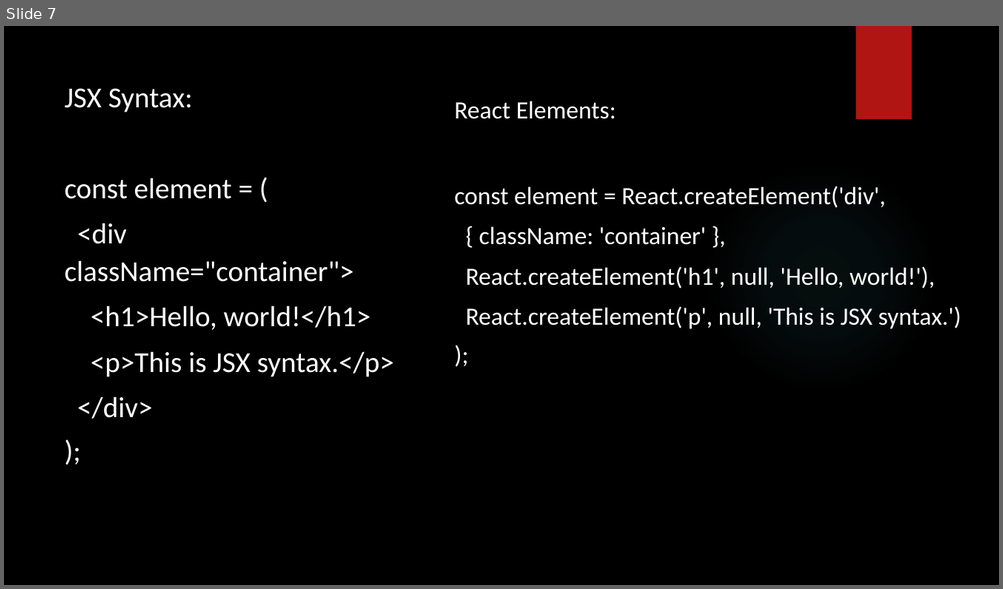
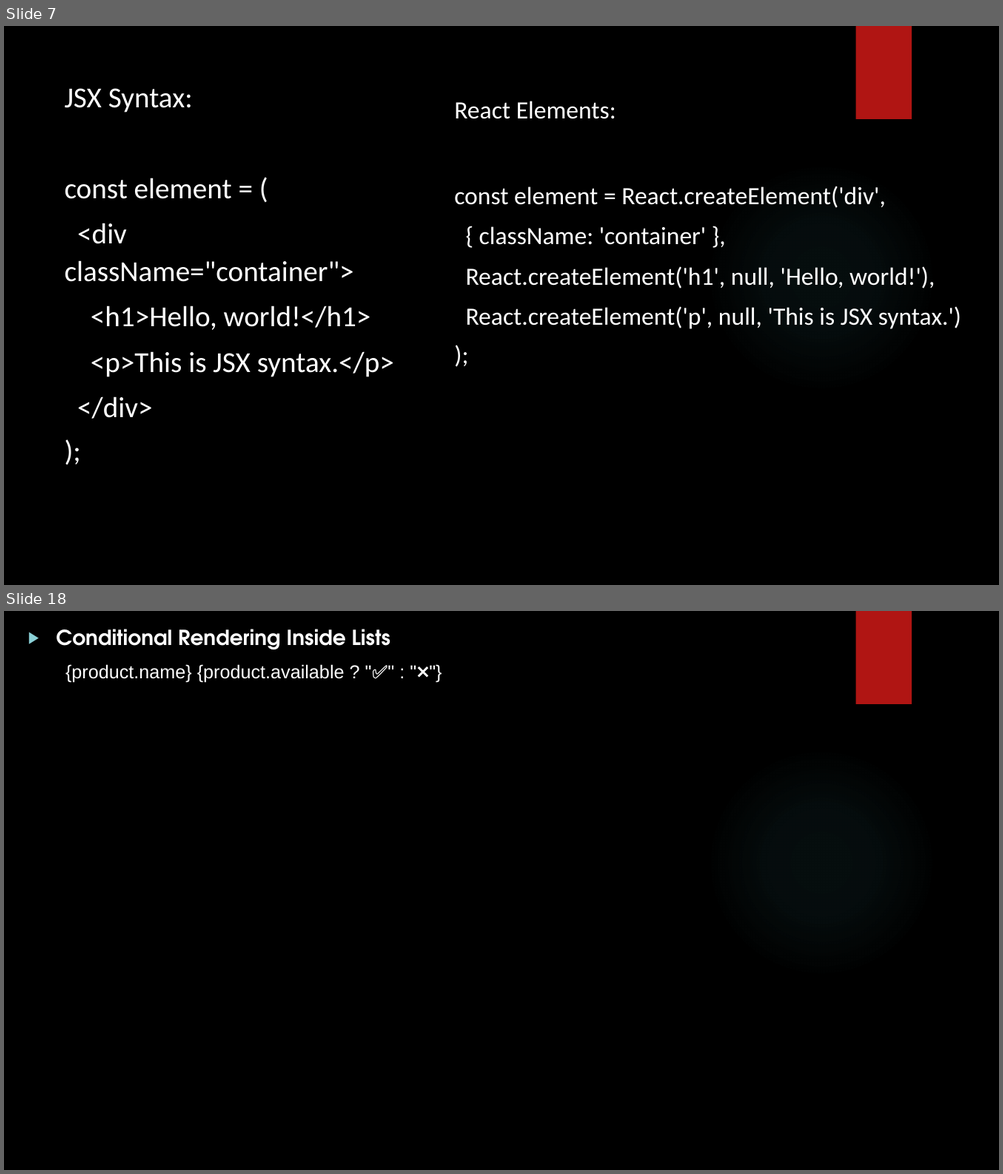
Before and after one commit to onkarbhawar111/React-batch-7-Oct, a slide deck: React PPT.pptx. Shown one above the other, each under a label of ours: slide 7 before the commit, slides 7 and 18 after it; the slides between them are not shown. The pictures are 1003x589 and 1003x1174 pixels, drawn with LibreOffice and Linux fonts; fonts in the diff are those of the drawing; background and template pictures are left out. Boxes give left, top, right and bottom in pixels: in the first picture for what was removed or moved away, otherwise in the second. Text is boxed around its words. In the diff, an @@ line names an element or a change of style, - is before the commit and + after.

```diff
--- a/React PPT.pptx
+++ b/React PPT.pptx
@@ slide 18 added at (4, 611, 999, 1170), background picture (left out); not listed: 2 template elements that a slide beside it also shows @@
@@ text added at (56, 629, 390, 683), 18 pt, text #FFFFFF @@
+▶ Conditional Rendering Inside Lists
+{product.name} {product.available ? "✅" : "❌"}
```
Also in this commit, not shown: 15 other slides added, 7 other files.
